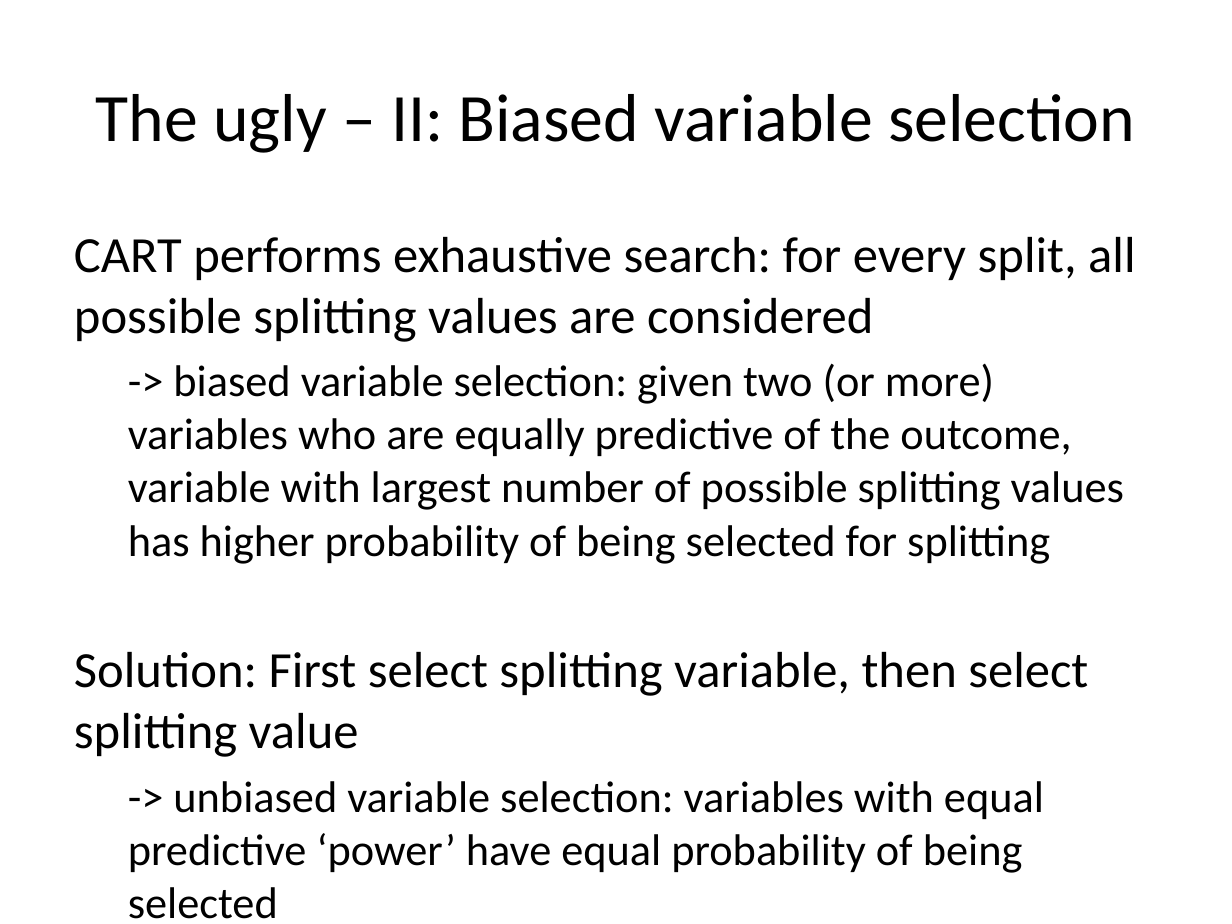
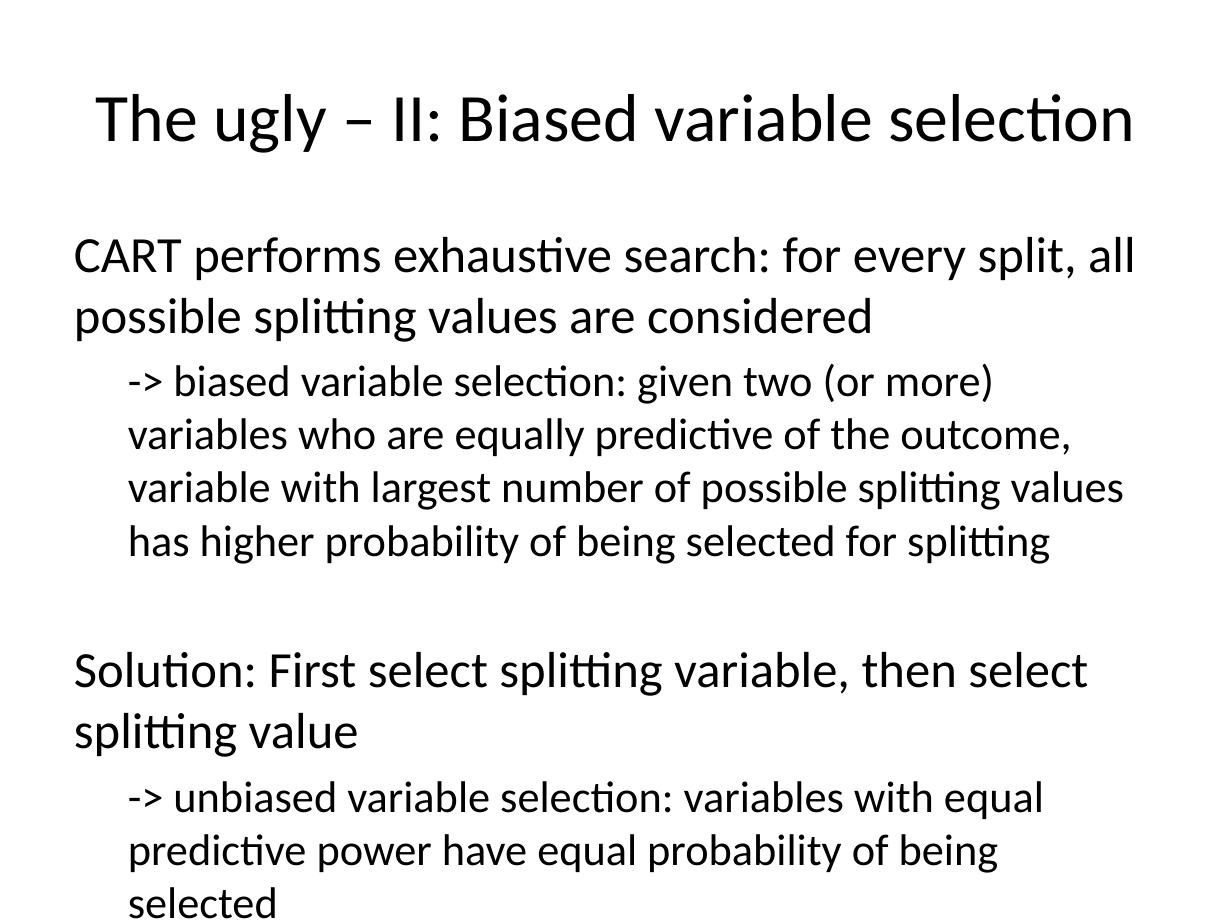
Before and after one commit to marjoleinF/IOPS-SLP, a slide deck: slide 13 of IOPS - trees & ensembles.pptx. Drawn at 1232x924 pixels with LibreOffice and Linux fonts; fonts in the diff are those of the drawing. Boxes give left, top, right and bottom in pixels: in the first picture for what was removed or moved away, otherwise in the second. Text is boxed around its words. In the diff, an @@ line names an element or a change of style, - is before the commit and + after.

```diff
--- a/IOPS - trees & ensembles.pptx
+++ b/IOPS - trees & ensembles.pptx
@@ text at <box>128,781,1044,919</box>: text changed @@
-  -> unbiased variable selection: variables with equal predictive ‘power’ have equal probability of being selected
+  -> unbiased variable selection: variables with equal predictive power have equal probability of being selected
```
Also in this commit, not shown: 5 other slides changed, 1 other file.
